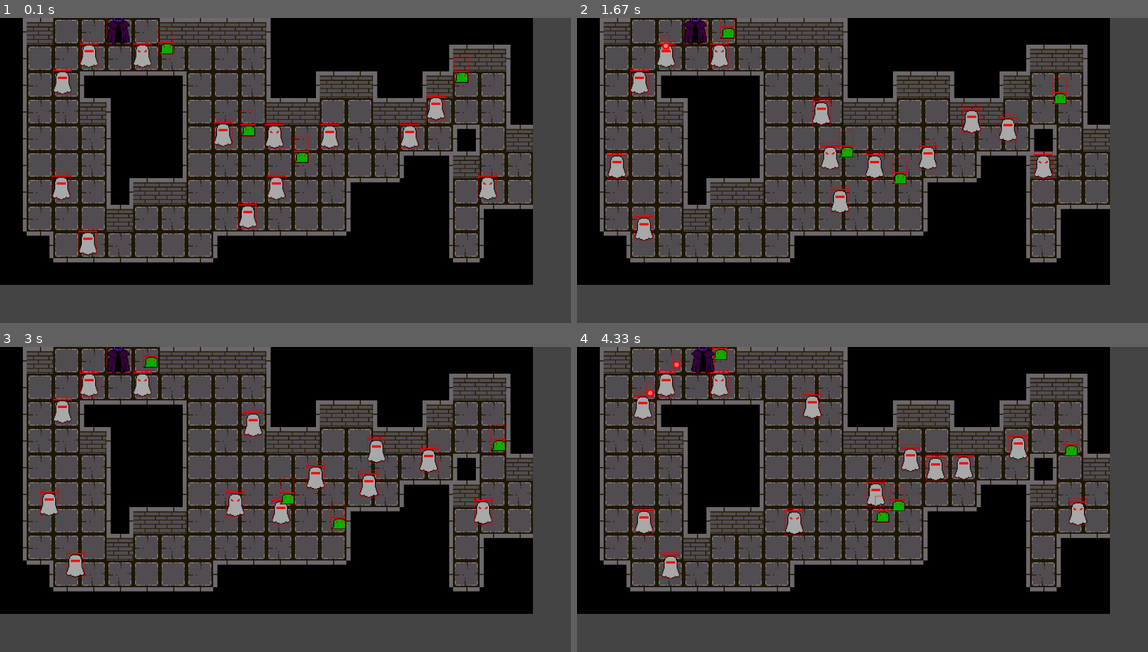
Above: before the commit, frames 1-4 (two rows, left to right).
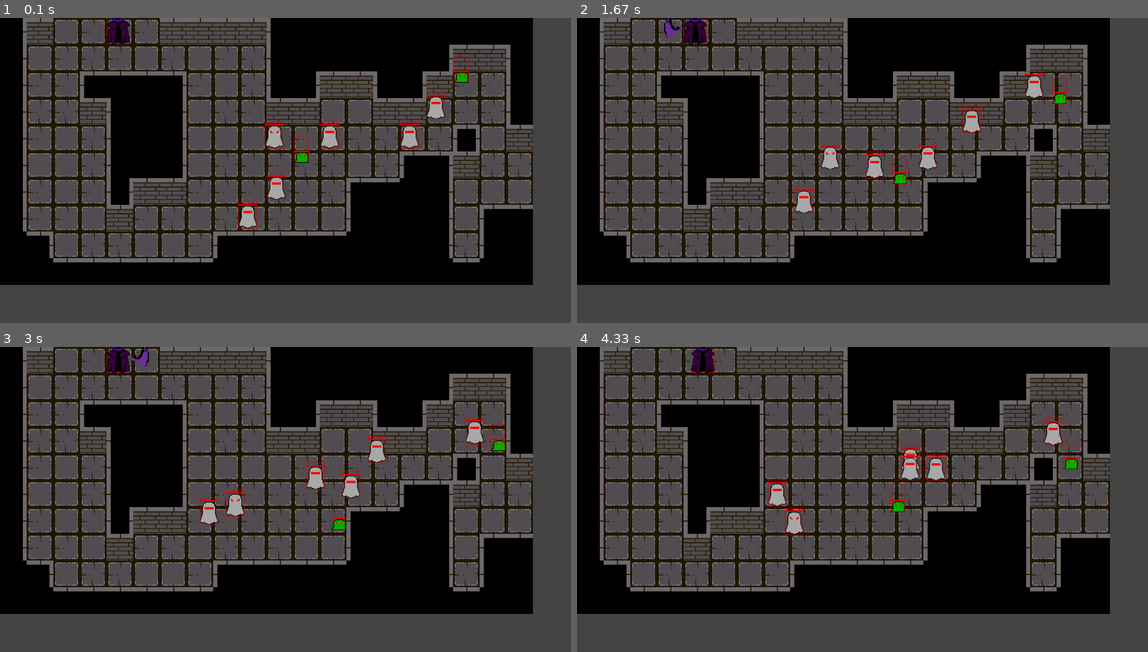
Above: after the commit, the same moments.

Repository: philogamer/pygame1
Game: pygame game, started from code.py
Two runs of this game, one before a commit and one after it. Both use one fixed random seed, a clock stepped at 60 frames per second and the inputs below.
Inputs:
- Up to frame 1 (0.1 s): no input
- Up to frame 2 (1.67 s): hold Right 0.33-0.8 s; hold Left from 1.33 s (still down)
- Up to frame 3 (3 s): release Left at 1.87 s; hold Right 2.33-2.97 s
- Up to frame 4 (4.33 s): hold Left 3-3.47 s; hold A 3-3.47 s; hold Right 3.5-3.97 s; hold D 3.5-3.97 s; hold Right from 4 s (still down); hold D from 4 s (still down)

The runs differ from the first frame. In frame 1, 2.0% of the frame differs, in the area x 9-87%, y 2-78%; in frame 2, 2.9%; in frame 3, 3.4%; in frame 4, 3.7%, in the area x 9-90%, y 0-77%.

Commit message:
main attack and creep chase
change the logic when creep chase the player and touch wall and put a new class that function as the attack of the main character

Diff:
--- a/code.py
+++ b/code.py
@@ -128,6 +128,7 @@
         self.randomx=0
         self.randomy=0
         self.shoot=0
+        self.notry=False
         if self.type=='normal':
             self.img='assets/ghost.png'
             self.h=30*2
@@ -220,7 +221,22 @@
     def update(self):
         self.rect=pygame.Rect(self.x,self.y,20,20)
         self.wallrect=pygame.Rect(self.x,self.y-18,20,20+18)
-
+class Slash:
+    def __init__(self,x,y,direction):
+        self.y=y
+        self.present=0
+        if direction=='right':
+            self.img='assets/slash2.png'
+            self.x=x+63
+        if direction=='left':
+            self.img='assets/slash1.png'
+            self.x=x-51
+        self.img=pygame.image.load(self.img).convert_alpha()
+        self.img=pygame.transform.scale(self.img,(48,90))
+        self.rect=pygame.Rect(self.x,self.y,48,90)
+        self.dmg=10
+    def draw(self,screen):
+        screen.blit(self.img,(self.x,self.y))
 
 rendermap=True
 firstdoor=[]  #for save the door for next map
@@ -254,6 +270,8 @@
         wall=[]
         creeps=[]
         bullets=[]
+        slash=[]
+        slashcooldown=0
         if not firstdoor:
             doorlong=random.randint(1,5)
             doorside=random.choice([-1,1,-2,2])
@@ -589,15 +607,27 @@
 
     player.move(dt)
     player.update()
+    if keys[pygame.K_LEFT] and slashcooldown==0:
+        slash.append(Slash(player.x,player.y-(107-70),'left'))
+        slashcooldown=1
+    if keys[pygame.K_RIGHT] and slashcooldown==0:
+        slash.append(Slash(player.x,player.y-(107-70),'right'))
+        slashcooldown=1
+    for i in slash:
+        i.present+=dt
+        if i.present>=0.1:
+            slash.remove(i)
+            slashcooldown=0
+
 
     #creep logic
-    creepsquare=random.sample(insidef,int(len(insidef)/5))
+    creepsquare=random.sample(insidef,int(len(insidef)/5/2))
     if creeps==[]:
         for i in creepsquare:
             creeps.append(Creep(i,random.choice(['slime','normal','elite'])))
     for creep in creeps:
         if math.hypot(player.x-creep.x,player.y-creep.y)>creep.range:
-            if math.hypot(player.x-creep.x,player.y-creep.y)>creep.view:
+            if math.hypot(player.x-creep.x,player.y-creep.y)>creep.view or creep.notry:
                 creep.targetx=creep.x
                 creep.targety=creep.y
                 if creep.touchwall:
@@ -612,6 +642,8 @@
                             creep.targetx=creep.x
                             creep.touchwall=True
                             creep.checkwall()
+                            creep.notry=False
+                            break
                 if creep.randomy!=0:
                     creep.targety=creep.y+creep.randomy
                     creep.checkwall()
@@ -620,50 +652,53 @@
                             creep.targety=creep.y
                             creep.touchwall=True
                             creep.checkwall()
+                            creep.notry=False
+                            break
                 if creep.x<=0 or creep.x>=(1400-creep.w) or creep.y<=0 or creep.y>=700-creep.h:
                     creep.touchwall=True
+                    creep.notry=False
             else:
-                if creep.touchwallx:
-                    creep.randomx=random.choice([-1,1])
+                if creep.touchwally and creep.touchwallx:
+                    creep.notry=True
+                else:
                     creep.touchwallx=False
-                else:
+                    creep.touchwally=False
                     if player.x-creep.x>0:
                         creep.randomx=1
                     elif player.x-creep.x<0:
                         creep.randomx=-1
-                if creep.touchwally:
-                    creep.randomy=random.choice([-1,1])
-                    creep.touchwally=False
-                else:
+                    creep.targetx=creep.x+creep.randomx
+                    creep.checkwall()
+                    for i in obstacle:
+                        if i.rect.colliderect(creep.wallrect):
+                            creep.targetx=creep.x
+                            creep.touchwallx=True     #hết đi được x
+                            creep.checkwall()
+                            break
                     if player.y-creep.y>0:
                         creep.randomy=1
                     elif player.y-creep.y<0:
                         creep.randomy=-1
-                creep.targetx=creep.x+creep.randomx
-                creep.checkwall()
-                for i in obstacle:
-                    if i.rect.colliderect(creep.wallrect):
-                        creep.targetx=creep.x
+                    creep.targety=creep.y+creep.randomy
+                    creep.checkwall()
+                    for i in obstacle:
+                        if i.rect.colliderect(creep.wallrect):
+                            creep.targety=creep.y
+                            creep.touchwally=True
+                            creep.checkwall()
+                            break
+                    if creep.x<=0 or creep.x>=(1400-creep.w):
                         creep.touchwallx=True
-                        creep.checkwall()
-                creep.targety=creep.y+creep.randomy
-                creep.checkwall()
-                for i in obstacle:
-                    if i.rect.colliderect(creep.wallrect):
-                        creep.targety=creep.y
+                    if creep.y<=0 or creep.y>=700-creep.h:
                         creep.touchwally=True
-                        creep.checkwall()
-                if creep.x<=0 or creep.x>=(1400-creep.w):
-                    creep.touchwallx=True
-                if creep.y<=0 or creep.y>=700-creep.h:
-                    creep.touchwally=True
+
 
 
             creep.move(dt)
             creep.update()
         else:
             creep.shoot+=dt
-            if creep.shoot>=1:
+            if creep.shoot>=5:
                 bullets.append(Bullet(creep.x,creep.y,player.x,player.y))
                 creep.shoot=0
     for bullet in bullets:
@@ -710,7 +745,8 @@
     for i in bullets:
         i.draw(screen)
         pygame.draw.rect(screen,(225,0,0),i.wallrect,1)
-
+    for i in slash:
+        i.draw(screen)
 
 
 
Binary file changed: assets/slash2.png
Binary file removed: assets/slash3.png
